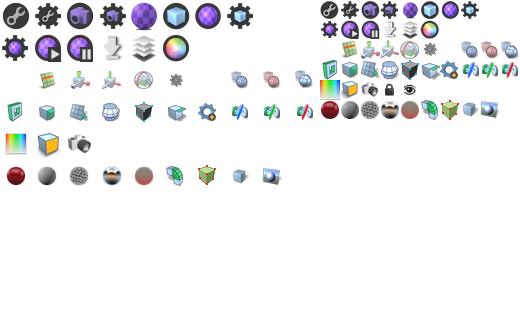
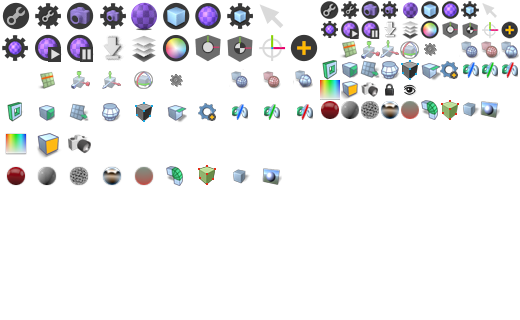
Layers edited between the first and the second w=520, h=320 image:
added layer "iconBuilder_SelectCenter_32 copy" above "iconBuilder_SelectPivot_32 copy" over (x1=442, y1=21, x2=458, y2=39)
added layer "iconBuilder_SelectPivot_32 copy" above "iconBuilder_PrimLocator_32 copy" over (x1=462, y1=22, x2=478, y2=39)
added layer "iconBuilder_PrimLocator_32 copy" above "iconBuilder_DUI_AddItems_32 copy" over (x1=482, y1=22, x2=499, y2=39)
added layer "iconBuilder_DUI_AddItems_32 copy" above "iconBuilder_AdidasVectorPointEdit_32 copy" over (x1=501, y1=21, x2=518, y2=39)
added layer "iconBuilder_AdidasVectorPointEdit_32 copy" above "iconBuilder_SelectCenter_32" over (x1=482, y1=3, x2=497, y2=18)
added layer "iconBuilder_SelectCenter_32" above "iconBuilder_SelectPivot_32" over (x1=195, y1=34, x2=221, y2=62)
added layer "iconBuilder_SelectPivot_32" above "iconBuilder_PrimLocator_32" over (x1=227, y1=35, x2=253, y2=62)
added layer "iconBuilder_PrimLocator_32" above "iconBuilder_DUI_AddItems_32" over (x1=259, y1=35, x2=286, y2=61)
added layer "iconBuilder_DUI_AddItems_32" above "iconBuilder_AdidasVectorPointEdit_32" over (x1=290, y1=34, x2=318, y2=62)
added layer "iconBuilder_AdidasVectorPointEdit_32" above "Layer 74" over (x1=259, y1=4, x2=284, y2=28)
